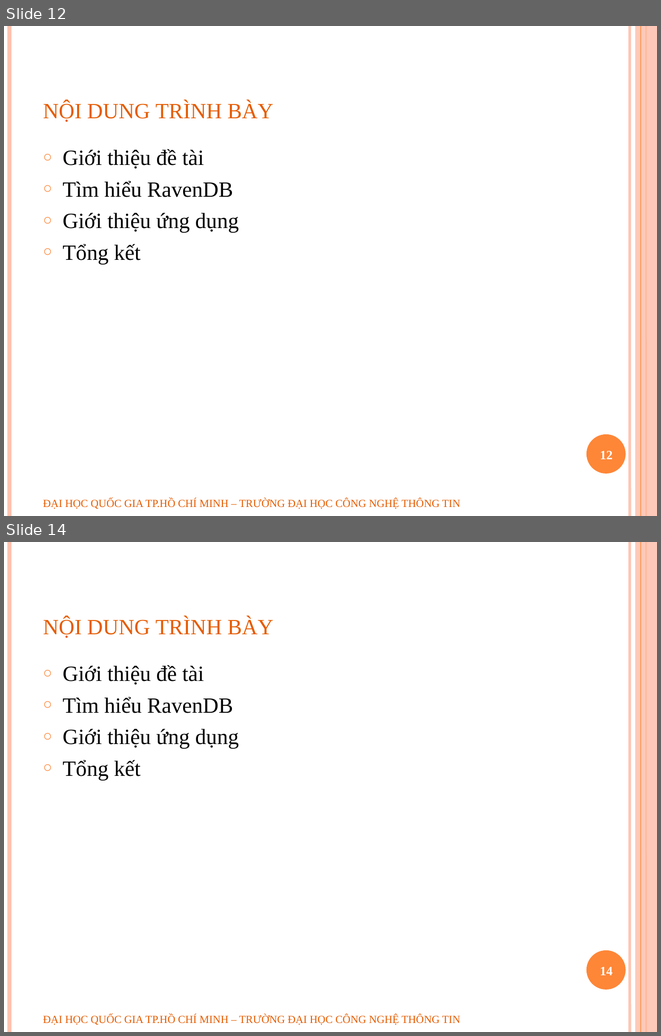
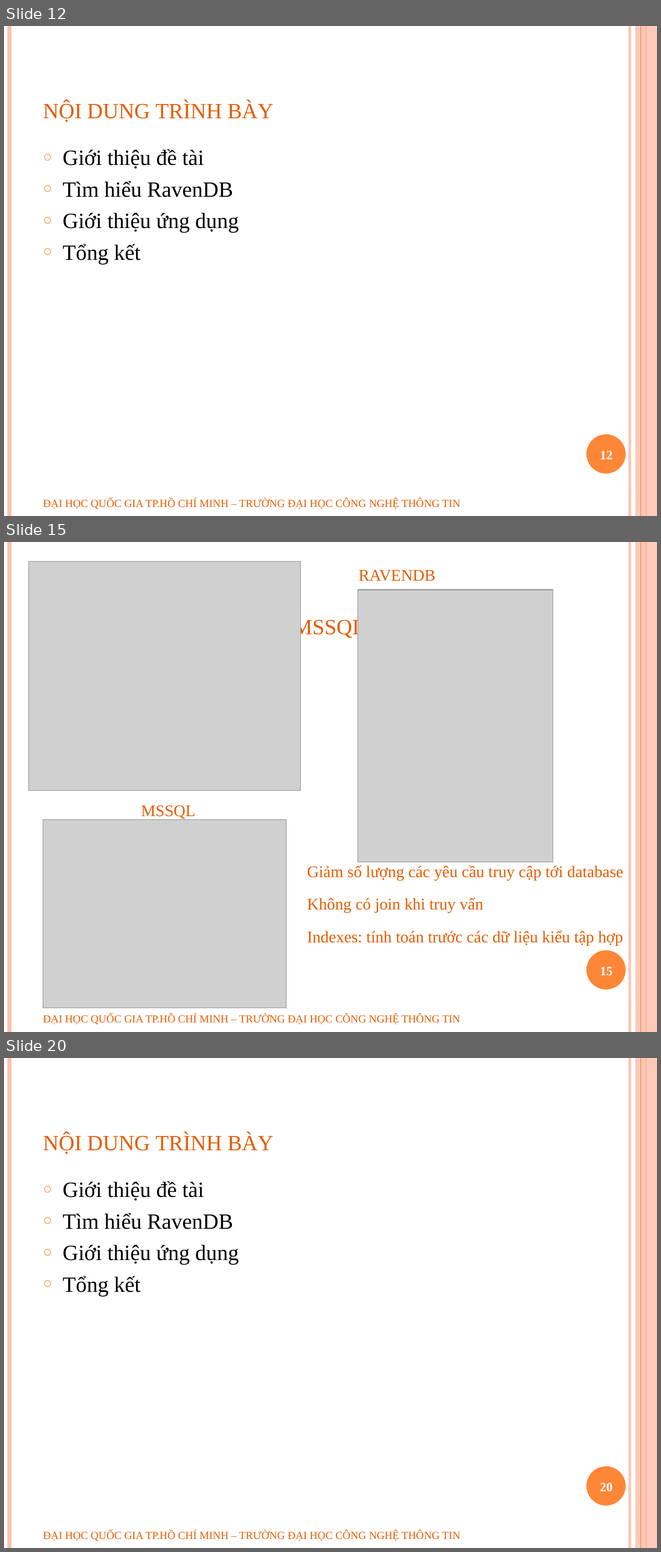
Before and after one commit to geovip/nosqlravendbuit, a slide deck: Document/slide bao cao.pptx. Shown one above the other, each under a label of ours: slides 12 and 14 before the commit, slides 12, 15 and 20 after it; the slides between them are not shown. The pictures are 661x1036 and 661x1552 pixels, drawn with LibreOffice and Linux fonts; fonts in the diff are those of the drawing; grey boxes stand for pictures; background and template pictures are left out. Boxes give left, top, right and bottom in pixels: in the first picture for what was removed or moved away, otherwise in the second. Text is boxed around its words. In the diff, an @@ line names an element or a change of style, - is before the commit and + after.

```diff
--- a/Document/slide bao cao.pptx
+++ b/Document/slide bao cao.pptx
@@ slide 15 added at (4,542,657,1032), background #FFFFFF; not listed: 6 template elements that a slide beside it also shows @@
@@ picture added at (29,561,301,790) @@
@@ text added at (359,570,435,581), 18 pt, text #E65C01 @@
+RAVENDB
@@ picture added at (358,590,553,862) @@
@@ title added at (293,617,365,638), 30 pt, text #E65C01, small capitals @@
+so sánh ravendb với mssql
@@ text added at (141,805,196,819), 18 pt, text #E65C01 @@
+MSSQL
@@ picture added at (43,820,286,1007) @@
@@ text added at (307,865,624,880), 18 pt, text #E65C01 @@
+Giảm số lượng các yêu cầu truy cập tới database
@@ text added at (307,897,483,912), 18 pt, text #E65C01 @@
+Không có join khi truy vấn
@@ text added at (307,930,623,945), 18 pt, text #E65C01 @@
+Indexes: tính toán trước các dữ liệu kiểu tập hợp
@@ page number added at (600,967,612,976), 14 pt, text #FFFFFF, bold @@
+15
@@ text added at (43,1014,460,1024), 12 pt, text #E65C01 @@
+ĐẠI HỌC QUỐC GIA TP.HỒ CHÍ MINH – TRƯỜNG ĐẠI HỌC CÔNG NGHỆ THÔNG TIN
@@ what was slide 14 is now slide 20 @@
@@ page number at (600,1483,612,1491): text changed @@
-14
+20
```
Also in this commit, not shown: 6 other slides added, 1 slide removed.
